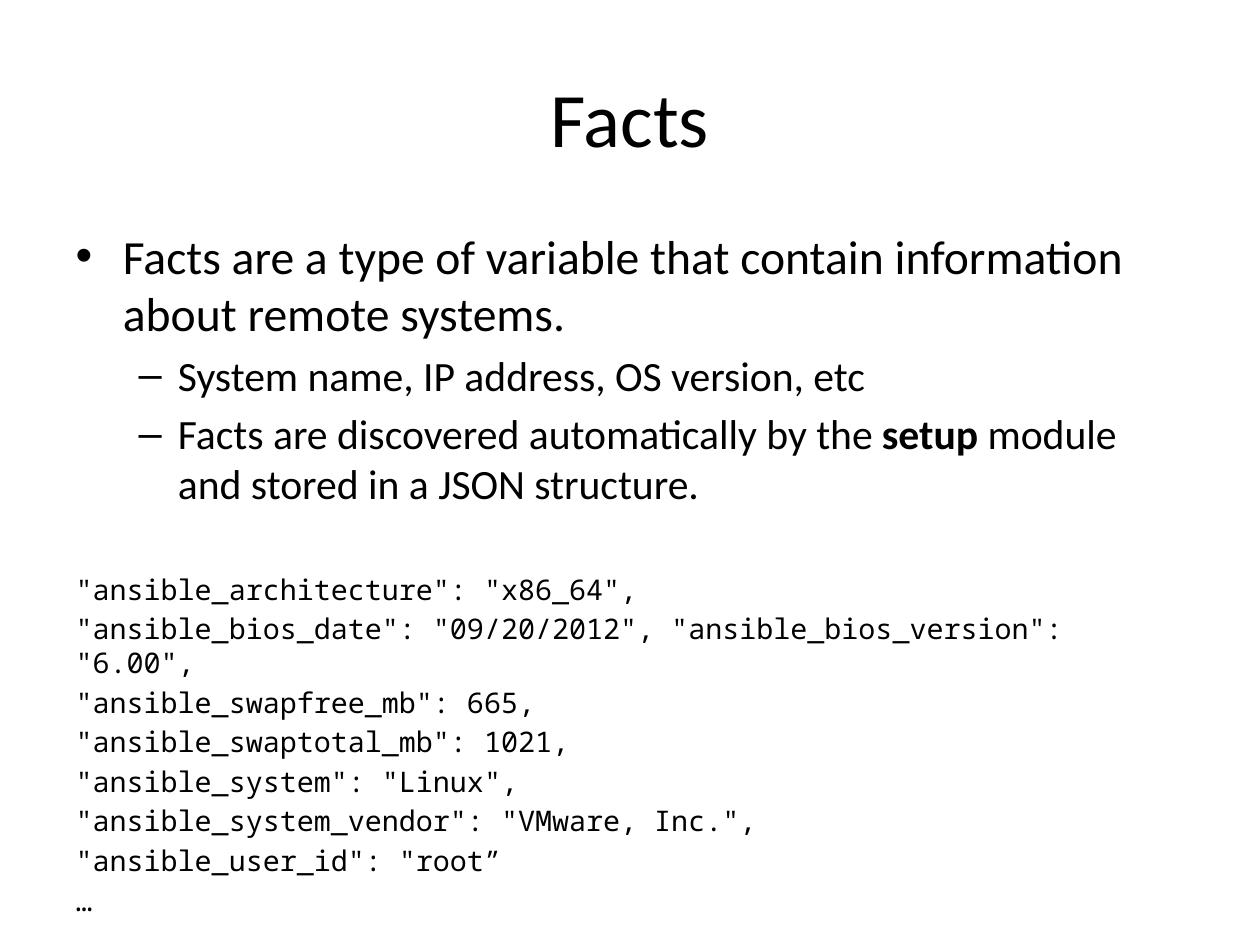
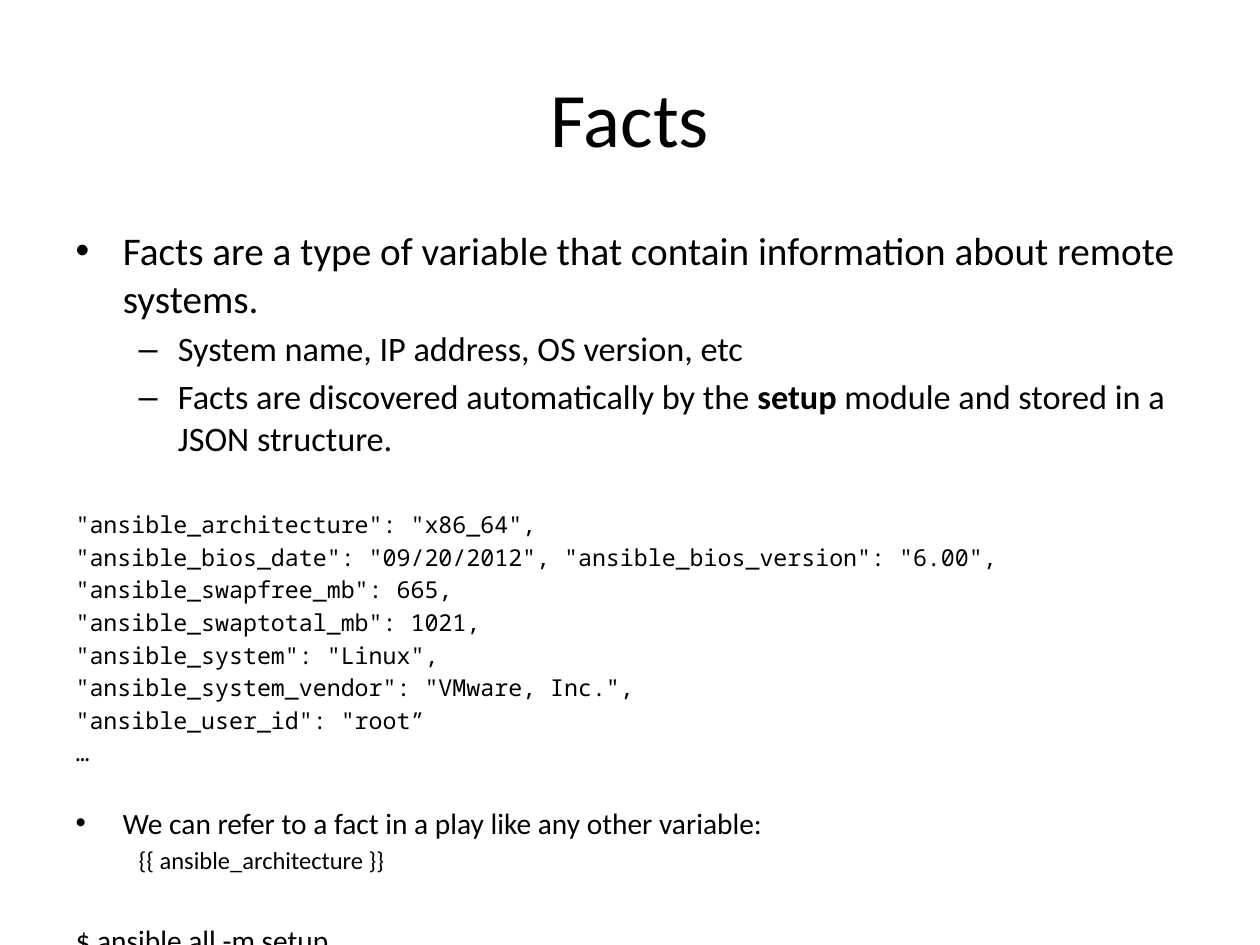
Before and after one commit to jasondbaker/infrastructure-class, a slide deck: slide 47 of lectures/infrastructure-week-10.pptx (slide 43 before the commit). Drawn at 1260x945 pixels with LibreOffice and Linux fonts; fonts in the diff are those of the drawing. Boxes give left, top, right and bottom in pixels: in the first picture for what was removed or moved away, otherwise in the second. Text is boxed around its words. In the diff, an @@ line names an element or a change of style, - is before the commit and + after.

Commit message:
add update ansible ami and week11 project

```diff
--- a/lectures/infrastructure-week-10.pptx
+++ b/lectures/infrastructure-week-10.pptx
@@ text at bbox=[76, 237, 1174, 873]: paragraph added @@
+$ ansible all -m setup
@@ text at bbox=[76, 237, 1174, 873]: size 27.2 to 22.4 pt in "Facts are a type of variable that ..."; size 23.8 to 19.6 pt in "System name, IP address, OS version, etc", "Facts are discovered automatically by the setup ..."; size 16.1 to 13.3 pt in ""ansible_architecture": "x86_64",", ""ansible_bios_date": "09/20/2012", "ansible_bios_version": " ...", ""ansible_swapfree_mb": 665,", ""ansible_swaptotal_mb": 1021," and 4 more places; size 20.4 to 16.8 pt in "We can refer to a fact in ..."; size 17 to 14 pt in "{{ ansible_architecture }}" @@
```
Also in this commit, not shown: 2 other slides changed, 5 slides added, 7 other files.
